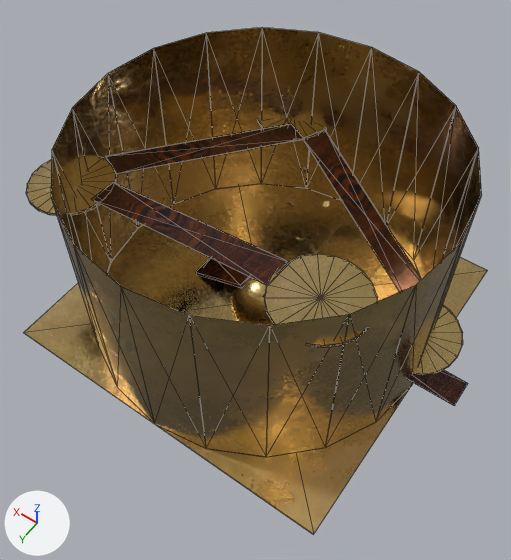
Renders of the FBX model src/assets/demo.fbx from each side of a commit.
One viewpoint serves both versions: a camera (50 mm lens) standing at (-1.79, 2.61, 4.3) and looking at (-0.04, 0.16, 0.45). Arrows for +X, +Y and +Z are at lower left; the lights stay in place. Mesh edges are drawn as thin lines on the coarser meshes. Where no turn or scale is listed for an object, it has been applied to the vertices.

Names of what the first picture shows: 'Bridge1', 'Bridge2', 'Bridge3', 'Bridge4', 'Floor', 'Hill', 'Plank', 'Platform1', 'Platform3', 'Platform4', 'Wall'.
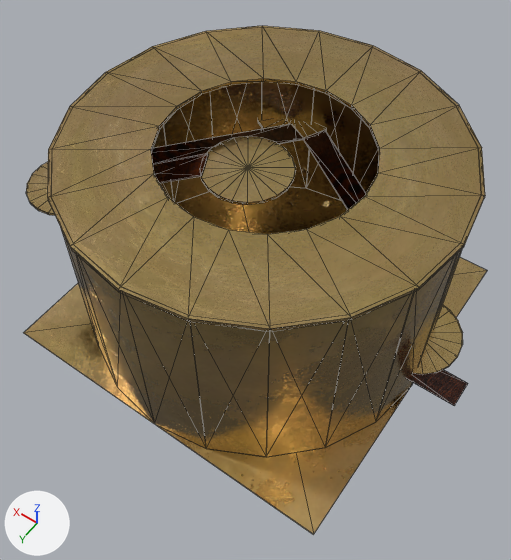
What differs and where, as boxes [x1, y1, x2, y2] in the pictures (511 x 560 px):
'Ceiling', added
    after: [47, 26, 485, 332]
'Platform4', moved
    before: [264, 254, 378, 348]
    after: [201, 136, 296, 205]
'Bridge4', deleted
    before: [93, 182, 290, 285]
'Platform5', added
    after: [153, 154, 209, 183]
'Platform3', unchanged, covered by the edit
    before: [26, 157, 116, 216]
    after: [26, 162, 55, 215]
'Hill', unchanged, covered by the edit
    before: [230, 277, 274, 325]

The change in detail:
Mesh me_mesh_019 is new.
It has 80 vertices, 160 faces and spans x -1.27..1.27, y -1.27..1.27, z -0.01..0.01.
It uses material mat_rock_1.
Mesh me_mesh_011_1 is new.
It has 8 vertices, 12 faces and spans x -0.339..0.339, y -0.233..0.233, z -0.132..0.132.
It uses material mat_wood_1.
Object 'Platform4' (ob_platform4) moves from (-0.772, 0.585, 1.274) to (0.16, -0.042, 1.219).
Object 'Bridge4' (ob_bridge4) is deleted.
Object 'Ceiling' (ob_ceiling) is new; it shows me_mesh_019.
Its location is (0.0, 0.0, 1.488).
Object 'Platform5' (ob_platform5) is new; it shows me_mesh_011_1.
Its location is (0.687, 0.237, 1.107).
